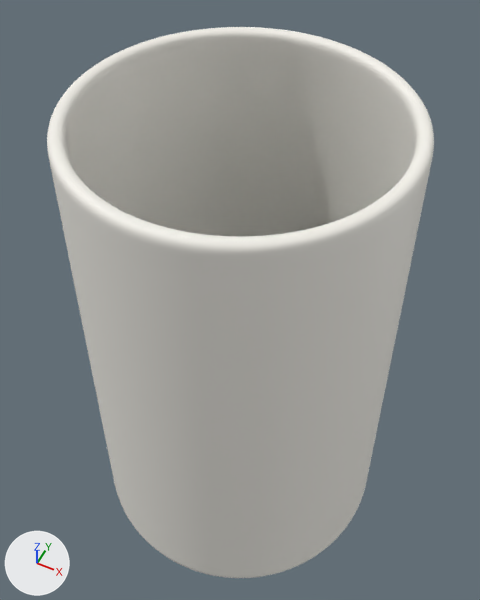
The Blender file output/cup/model/cup_003.blend: old version first, new version second.
The view is the same before and after, from a 50 mm lens placed at (0.0597, -0.1197, 0.2402), pointed at (-0.0035, 0.0068, 0.0821). The axes (+X, +Y, +Z) are drawn at lower left. The lights are the same throughout. The older version comes first.

The first picture shows 'cup_003'.
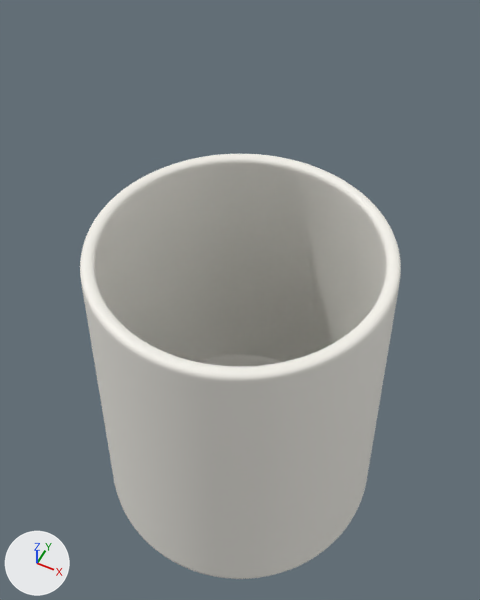
The edits, one by one:
me_cup_003_mesh is used by ob_cup_003; location (0.0, 0.0, 0.0).
me_cup_003_mesh had 9410 vertices, 9504 faces and spanned x -0.051..0.051, y -0.051..0.051, z -0.004..0.155.
me_cup_003_mesh now has 9410 vertices, 9504 faces and spans x -0.051..0.051, y -0.051..0.051, z -0.004..0.113.
me_cup_003_mesh part 1: all 9216 vertices in x -0.051..0.051, y -0.051..0.051, z 0.003..0.155 are scaled about the mesh origin by (1, 1, 0.729).

Changed parts and their boxes [x1, y1, x2, y2] in the pictures (480 x 600 px):
'cup_003', reshaped (17% narrower, 23% shorter)
    before: [47, 27, 434, 578]
    after: [80, 154, 401, 579]
